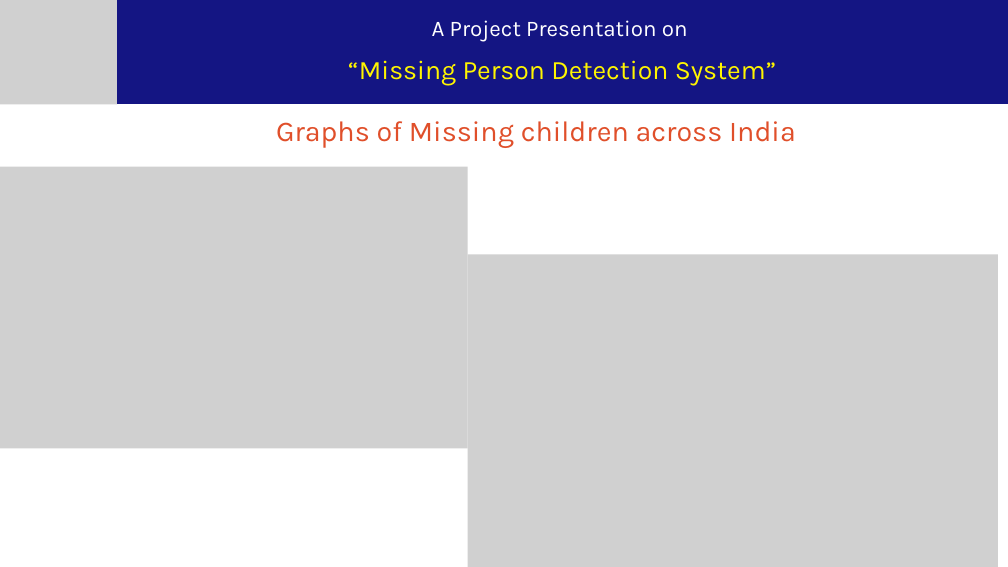
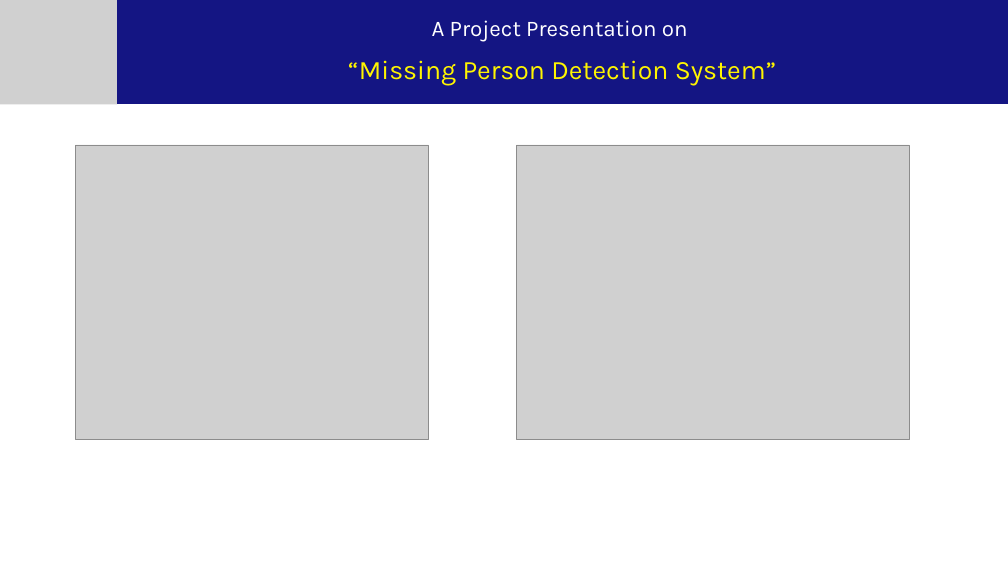
Before and after one commit to thegeek36/Missing-Person-Detection-System, a slide deck: slide 4 of Documentation/7th Semester Project Presentation.pptx. Drawn at 1008x567 pixels with LibreOffice and Linux fonts; fonts in the diff are those of the drawing; grey boxes stand for pictures. Boxes give left, top, right and bottom in pixels: in the first picture for what was removed or moved away, otherwise in the second. Text is boxed around its words. In the diff, an @@ line names an element or a change of style, - is before the commit and + after.

```diff
--- a/Documentation/7th Semester Project Presentation.pptx
+++ b/Documentation/7th Semester Project Presentation.pptx
@@ picture: place and size @@
-picture at box(0, 166, 468, 448)
+picture at box(76, 145, 428, 439)
@@ text removed at box(276, 121, 796, 148) @@
-Graphs of Missing children across India
@@ picture added at box(517, 145, 909, 439) @@
@@ picture removed at box(468, 255, 998, 567) @@
```
Also in this commit, not shown: 9 other slides changed, 3 slides added, 14 other files.
